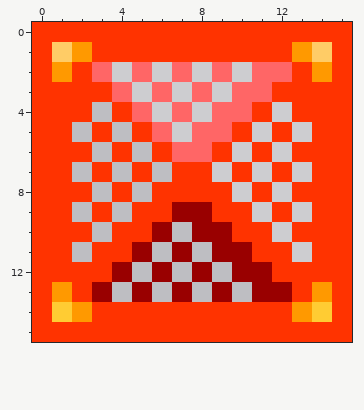
Edited in one commit: pixel-art sprite (sprites/red-crate.png). Above is the file before it was changed.
The file is 16x16 pixels.
Once edited:
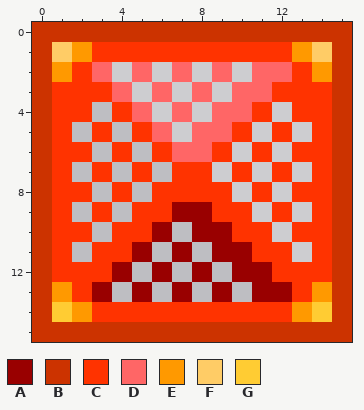
Palette (. is transparent): A #990000  B #cc3300  C #ff3300  D #ff6666  E #ff9900  F #ffcc66  G #ffcc33
The edit:
The author changed colour C to colour B in row 0 at x 0 to 15; in rows 1 to 14 at x 0 and 15; in row 15 at x 0 to 15.
